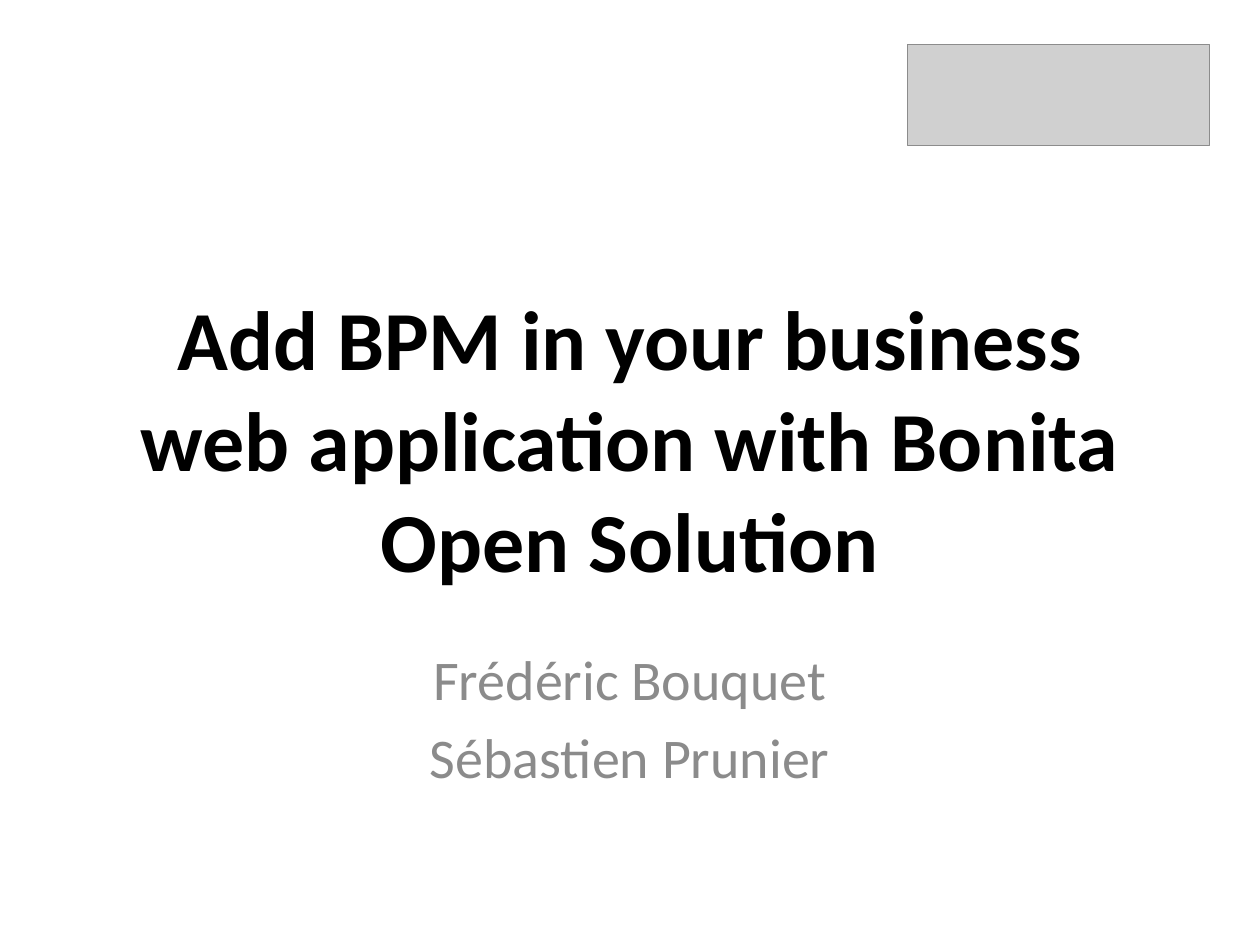
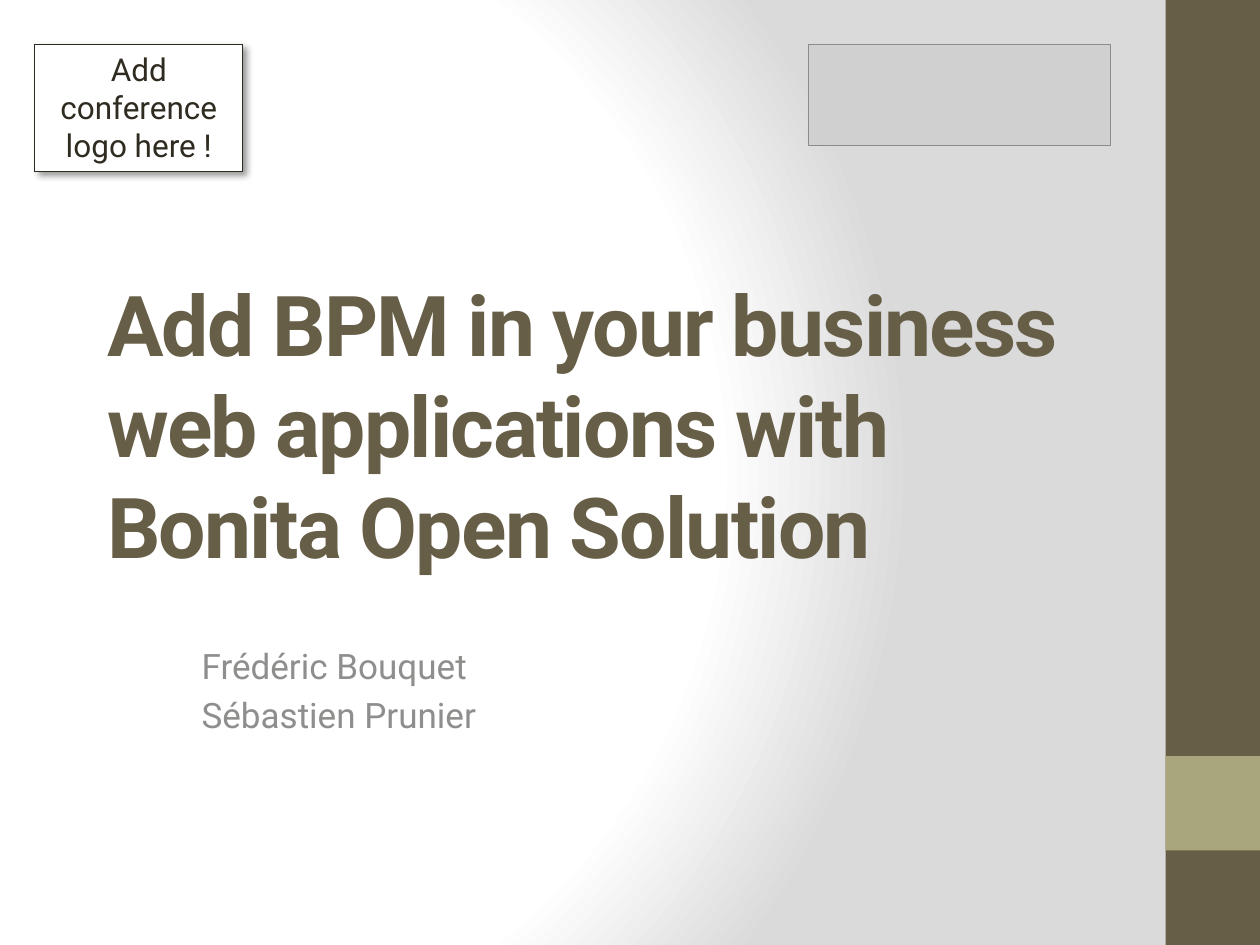
Before and after one commit to bouquetf/call-for-paper, a slide deck: slide 1 of slides/slides.pptx. Drawn at 1260x945 pixels with LibreOffice and Linux fonts; fonts in the diff are those of the drawing; grey boxes stand for pictures. Boxes give left, top, right and bottom in pixels: in the first picture for what was removed or moved away, otherwise in the second. Text is boxed around its words. In the diff, an @@ line names an element or a change of style, - is before the commit and + after.

```diff
--- a/slides/slides.pptx
+++ b/slides/slides.pptx
@@ background #FFFFFF to gradient #FFFFFF to #DADADA @@
@@ rectangle added at [1166, 0, 1260, 945], fill #675E47 @@
@@ rectangle added at [35, 44, 243, 171], fill #FFFFFF, outline #2F2B20 0.75 pt, 18 pt, text #2F2B20 @@
+Add conference logo here !
@@ picture: place and size @@
-picture at [907, 44, 1210, 145]
+picture at [809, 44, 1111, 145]
@@ title "Add BPM in your business ..." at [107, 293, 1058, 575]: vertical alignment middle to bottom @@
@@ title at [107, 293, 1058, 575]: text changed; font Calibri to Roboto; text colour #000000 to #675E47 @@
-Add BPM in your business web application with Bonita Open Solution
+Add BPM in your business web applications with Bonita Open Solution
@@ subtitle "Frédéric Bouquet" at [202, 653, 476, 728]: size 32 to 20 pt, font Calibri to Roboto, text colour #8C8C8C to #8F8F8D; alignment centre to left; less space between paragraphs @@
@@ rectangle added at [1166, 756, 1260, 850], fill #A9A57C @@
```
Also in this commit, not shown: 9 other slides changed, 7 slides added.
